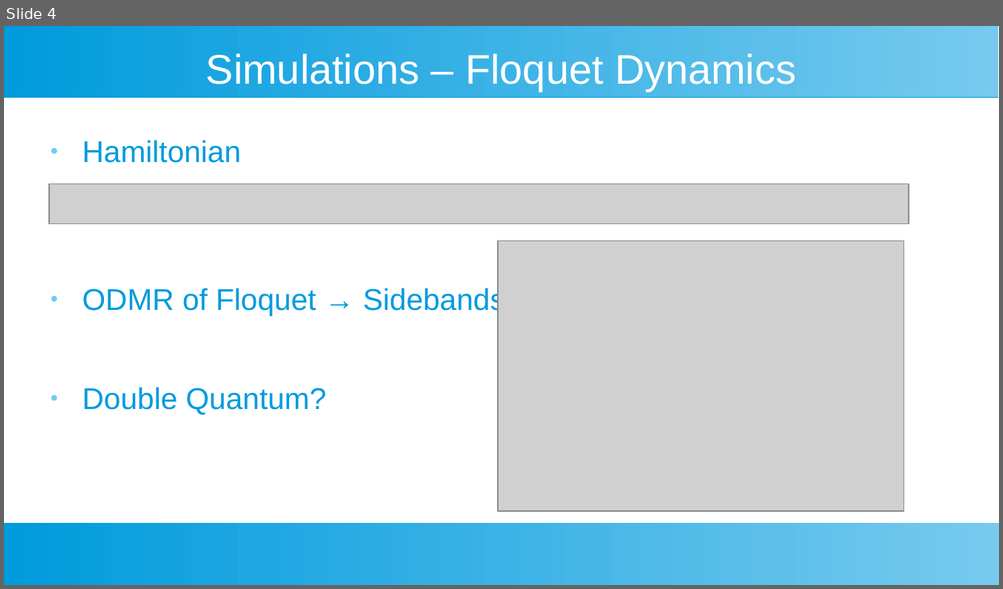
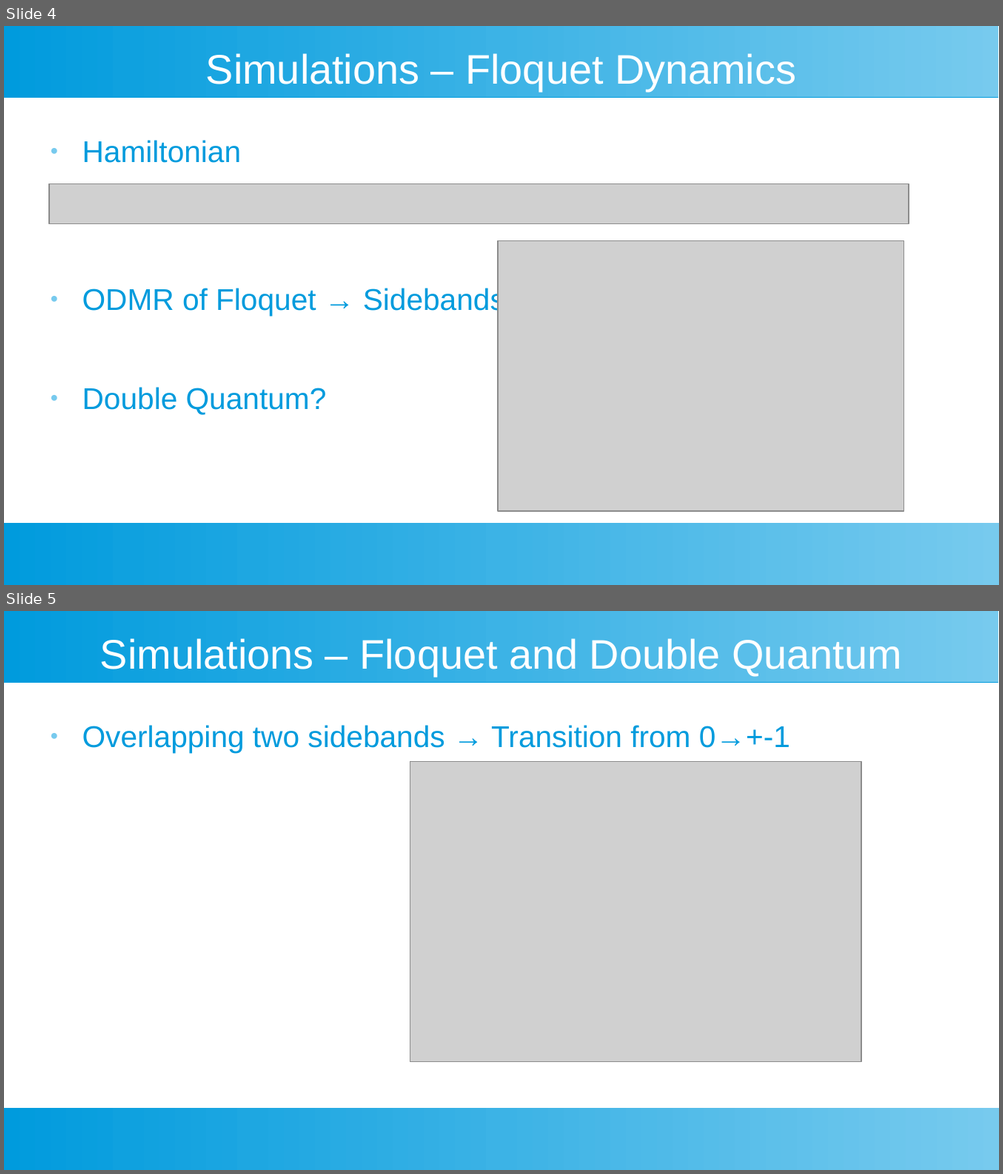
Before and after one commit to jonasmeinel/Floquet-for-Double-Quantum, a slide deck: double quantum talk -2.odp. Shown one above the other, each under a label of ours: slide 4 before the commit, slides 4 and 5 after it. The pictures are 1003x589 and 1003x1174 pixels, drawn with LibreOffice and Linux fonts; fonts in the diff are those of the drawing; grey boxes stand for pictures. Boxes give left, top, right and bottom in pixels: in the first picture for what was removed or moved away, otherwise in the second. Text is boxed around its words. In the diff, an @@ line names an element or a change of style, - is before the commit and + after.

```diff
--- a/double quantum talk -2.odp
+++ b/double quantum talk -2.odp
@@ slide 5 added at (4,611,999,1170), background #FFFFFF; not listed: 2 template elements that a slide beside it also shows @@
@@ title added at (100,638,902,676), 33 pt, text #FFFFFF @@
+Simulations – Floquet and Double Quantum
@@ text added at (82,725,790,753), 24 pt, text #009BDD @@
+● Overlapping two sidebands → Transition from 0→+-1
@@ picture added at (410,762,862,1062) @@
```
Also in this commit, not shown: 1 slide changed, 1 other slide added, 3 other files.
